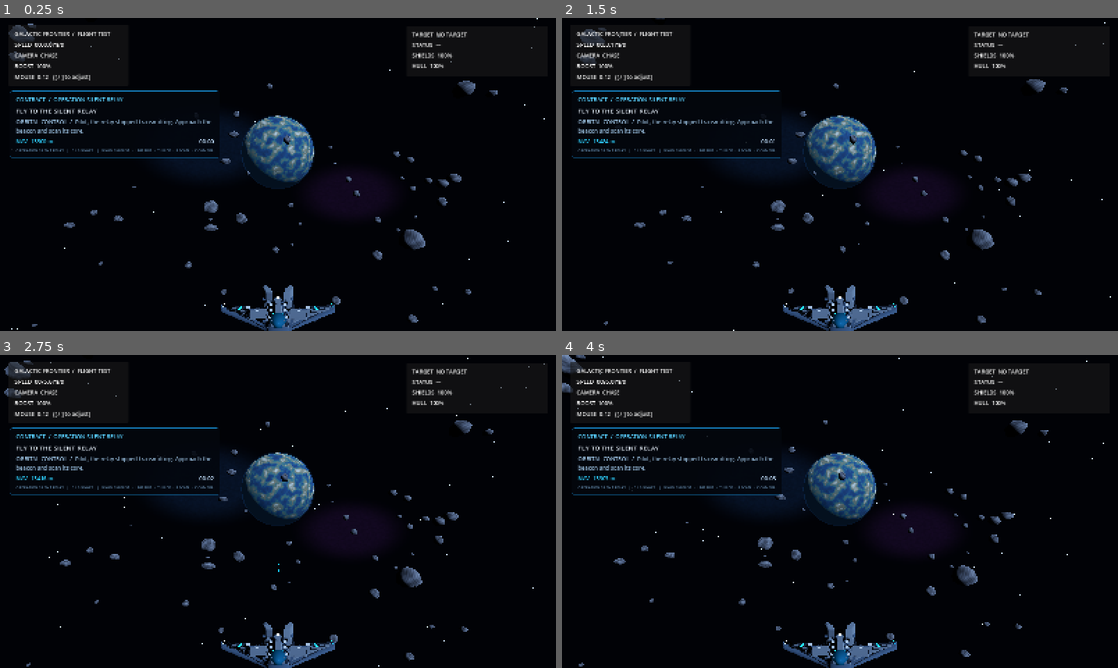
Above: before the commit, frames 1-4 (two rows, left to right).
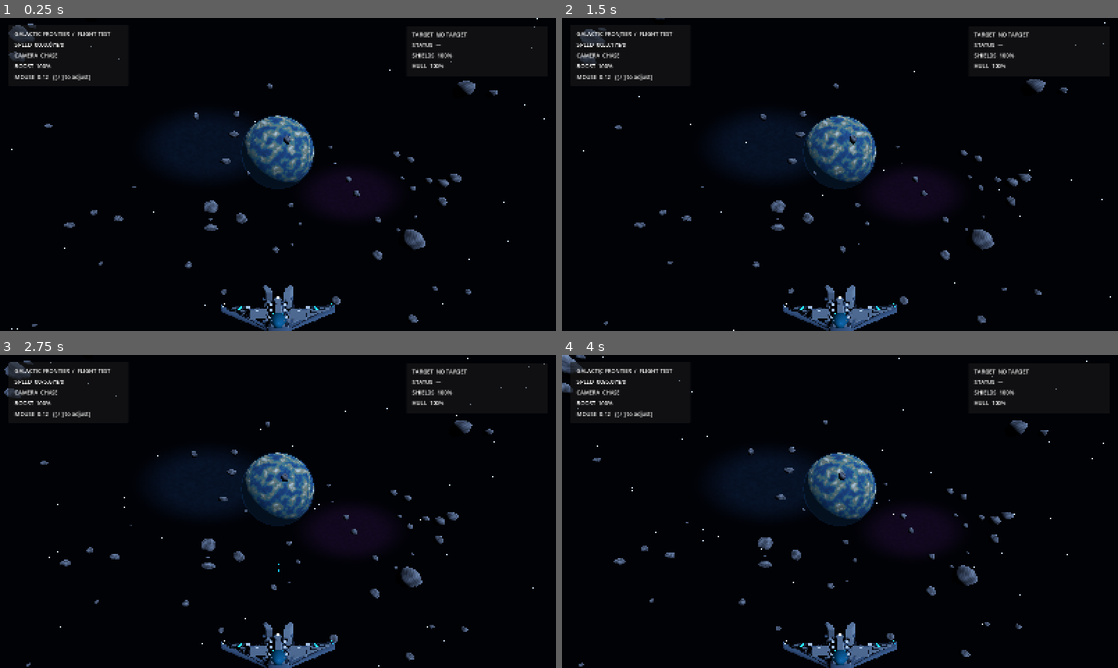
Above: after the commit, the same moments.

Repository: valdissor1990-ui/GALACTIC-FRONTIER
Game: Godot game, scene res://scenes/bootstrap/main.tscn
The game is run twice, just before and just after one commit, with the same random seed, the same clock (stepped at 60 frames per second) and the same inputs.
Inputs (mouse positions are in pixels of both pictures, inside the frame that each line leads up to):
- Up to frame 1 (0.25 s): no input
- Up to frame 2 (1.5 s): tap Enter at 0.5 s; move the mouse to (867, 174) at 0.52 s; hold W (move_forward) from 0.53 s (still down); tap F at 0.6 s; move the mouse to (812, 174) at 1.27 s; tap Shift (boost) at 1.35 s
- Up to frame 3 (2.75 s): keep holding W (move_forward); tap F at 1.55, 2.3 s; move the mouse to (289, 505) at 2.02 s; press the mouse at (289, 505) at 2.03 s
- Up to frame 4 (4 s): keep holding W (move_forward); move the mouse to (834, 517) at 2.77 s; release the mouse at (834, 517) at 2.78 s; tap Y (target_clear) at 2.85 s; tap F at 3.05, 3.8 s; tap Space (move_up) at 3.5 s; move the mouse to (878, 514) at 3.52 s; hold T (target_lock) from 3.53 s (still down)

The runs differ from the first frame. In frame 1, 1.4% of the frame differs, in the area x 1-40%, y 23-45%; in frame 2, 1.4%; in frame 3, 1.4%; in frame 4, 1.4%.
Error after the commit: Parse Error: Preload file "res://scripts/ui/target_marker.gd" does not exist. (res://scripts/demo/demo_mission_director.gd:6)

Commit message:
Restore mission checkpoints and results while keeping ten-minute route pacing

Diff:
--- a/scripts/demo/demo_mission_director.gd
+++ b/scripts/demo/demo_mission_director.gd
@@ -3,6 +3,7 @@
 ## Uses the real player flight controller, combat projectiles, enemy AI and damage model.
 
 const ENEMY_SCENE: PackedScene = preload("res://scenes/combat/enemy_fighter_visual.tscn")
+const TARGET_MARKER_SCRIPT: Script = preload("res://scripts/ui/target_marker.gd")
 const RELAY_POSITION := Vector3(0.0, 18.0, -13500.0)
 const WRECK_POSITION := Vector3(520.0, -28.0, -33000.0)
 const HOME_POSITION := Vector3(0.0, 0.0, 90.0)
@@ -28,7 +29,10 @@
 var _distance_label: Label
 var _timer_label: Label
 var _progress_label: Label
+var _target_marker: Control
 var _rng := RandomNumberGenerator.new()
+var enemies_destroyed: int = 0
+var _result_shown: bool = false
 
 
 func _ready() -> void:
@@ -45,6 +49,7 @@
 	_build_mission_hud()
 	_set_radio("ORBITAL CONTROL", "Pilot, the relay stopped transmitting. Approach the beacon and scan its core.")
 	print("MISSION_READY: THE SILENT RELAY")
+	_save_checkpoint("mission start")
 
 
 func _process(delta: float) -> void:
@@ -60,23 +65,36 @@
 		return
 	var player_damageable := player.get_node_or_null("Damageable") as Damageable
 	if player_damageable != null and player_damageable.is_destroyed():
-		stage = MissionStage.FAILED
-		_set_radio("MISSION CONTROL", "Your fighter is lost. Mission failed.")
+		if stage != MissionStage.FAILED:
+			stage = MissionStage.FAILED
+			_set_radio("MISSION CONTROL", "Your fighter is lost. Mission failed.")
+			CombatEffects.spawn_burst(world, player.global_position, Color(0.12, 0.72, 1.0), 3.2)
+			_show_mission_result(false)
+		_update_hud()
+		return
 	_update_mission(delta)
 	_update_hud()
 
-
 func _unhandled_input(event: InputEvent) -> void:
 	if not (event is InputEventKey):
 		return
 	var key_event := event as InputEventKey
-	if not key_event.pressed or key_event.echo or key_event.keycode != KEY_F:
+	if key_event.echo or not key_event.pressed:
+		return
+	if key_event.keycode == KEY_F5:
+		_save_checkpoint("manual")
+		get_viewport().set_input_as_handled()
+		return
+	if key_event.keycode == KEY_F9:
+		_load_checkpoint()
+		get_viewport().set_input_as_handled()
+		return
+	if key_event.keycode != KEY_F and not event.is_action_pressed("scan"):
 		return
 	if stage == MissionStage.SCAN_RELAY and _distance_to_objective() <= 95.0:
 		_complete_relay_scan()
 	elif stage == MissionStage.SCAN_WRECK and _distance_to_objective() <= 95.0:
 		_complete_wreck_scan()
-
 
 func _update_mission(delta: float) -> void:
 	match stage:
@@ -99,7 +117,10 @@
 				stage = MissionStage.COMPLETE
 				_set_radio("ORBITAL CONTROL", "Docking corridor clear. Data recovered. Mission complete.")
 				print("MISSION_COMPLETE seconds=", mission_seconds)
-
+				var save_manager := _get_save_manager()
+				if save_manager != null:
+					save_manager.call("delete_slot", "silent_relay")
+				_show_mission_result(true)
 
 func _complete_relay_scan() -> void:
 	stage = MissionStage.DEFEND_RELAY
@@ -141,9 +162,10 @@
 		if damageable != null:
 			damageable.destroyed.connect(_on_enemy_destroyed.bind(enemy), CONNECT_ONE_SHOT)
 	print("MISSION_WAVE_STARTED stage=", stage, " wave=", wave_index, " count=", count)
-
+	_save_checkpoint("wave %d" % wave_index)
 
 func _on_enemy_destroyed(enemy: Node3D) -> void:
+	enemies_destroyed += 1
 	if is_instance_valid(enemy):
 		CombatEffects.spawn_burst(world, enemy.global_position, Color(1.0, 0.18, 0.055), 2.1)
 		enemy.queue_free()
@@ -157,6 +179,7 @@
 		_objective_position = WRECK_POSITION
 		_move_beacon(WRECK_POSITION, Color(1.0, 0.62, 0.18))
 		_set_radio("ORBITAL CONTROL", "Relay secured. A debris trail leads to a second signal source. Investigate.")
+		_save_checkpoint("relay secured")
 	elif stage == MissionStage.DEFEND_WRECK and wave_index < 3:
 		_next_wave_timer = 18.0
 	elif stage == MissionStage.DEFEND_WRECK:
@@ -164,7 +187,7 @@
 		_objective_position = HOME_POSITION
 		_move_beacon(HOME_POSITION, Color(0.18, 1.0, 0.62))
 		_set_radio("ORBITAL CONTROL", "All hostiles eliminated. Return to the carrier for debriefing.")
-
+		_save_checkpoint("wreck secured")
 
 func _distance_to_objective() -> float:
 	return player.global_position.distance_to(_objective_position)
@@ -205,6 +228,11 @@
 	layer.name = "MissionHUD"
 	layer.layer = 8
 	world.add_child(layer)
+	_target_marker = Control.new()
+	_target_marker.name = "ObjectiveMarker"
+	_target_marker.set_script(TARGET_MARKER_SCRIPT)
+	layer.add_child(_target_marker)
+	_target_marker.call("set_target", _beacon)
 	var panel := PanelContainer.new()
 	panel.position = Vector2(28, 210)
 	panel.custom_minimum_size = Vector2(560, 156)
@@ -250,7 +278,6 @@
 	_progress_label.add_theme_color_override("font_color", Color(0.42, 0.58, 0.72))
 	column.add_child(_progress_label)
 
-
 func _set_radio(source: String, message: String) -> void:
 	if is_instance_valid(_radio_label):
 		_radio_label.text = source + "  /  " + message
@@ -297,7 +324,8 @@
 	if is_instance_valid(_beacon):
 		_beacon.queue_free()
 	_build_navigation_beacon(position, tint)
-
+	if is_instance_valid(_target_marker):
+		_target_marker.call("set_target", _beacon)
 
 func _build_station() -> void:
 	_station = Node3D.new()
@@ -354,3 +382,186 @@
 	station_light.light_energy = 3.5
 	station_light.omni_range = 90.0
 	_station.add_child(station_light)
+
+func _save_checkpoint(reason: String = "manual") -> bool:
+	if not is_instance_valid(player):
+		return false
+	var damageable := player.get_node_or_null("Damageable") as Damageable
+	var payload := {
+		"mission_id": "silent_relay",
+		"stage": int(stage),
+		"wave_index": wave_index,
+		"mission_seconds": mission_seconds,
+		"enemies_destroyed": enemies_destroyed,
+		"player_position": [player.global_position.x, player.global_position.y, player.global_position.z],
+		"player_rotation": [player.global_rotation.x, player.global_rotation.y, player.global_rotation.z],
+		"player_velocity": [player.velocity.x, player.velocity.y, player.velocity.z],
+		"player_hull": damageable.current_hull if damageable != null else 100.0,
+		"player_shield": damageable.current_shield if damageable != null else 100.0
+	}
+	var save_manager := _get_save_manager()
+	if save_manager == null:
+		push_error("Checkpoint save manager is unavailable.")
+		return false
+	var result: Dictionary = save_manager.call("save_slot", "silent_relay", payload)
+	if result.ok:
+		print("CHECKPOINT_SAVED reason=", reason, " stage=", stage, " wave=", wave_index)
+		if is_instance_valid(_radio_label) and reason == "manual":
+			_set_radio("SAVE SYSTEM", "Checkpoint saved locally. Press F9 to restore it.")
+		return true
+	push_error("Checkpoint save failed: " + str(result.get("error", "unknown")))
+	return false
+
+func _load_checkpoint() -> bool:
+	var save_manager := _get_save_manager()
+	if save_manager == null:
+		return false
+	var result: Dictionary = save_manager.call("load_slot", "silent_relay")
+	if not result.ok:
+		_set_radio("SAVE SYSTEM", "No valid local checkpoint is available.")
+		return false
+	var restored := restore_from_save(result.payload)
+	if restored:
+		_set_radio("SAVE SYSTEM", "Checkpoint restored. Flight resumed.")
+	return restored
+
+func restore_from_save(payload: Dictionary) -> bool:
+	if str(payload.get("mission_id", "")) != "silent_relay":
+		return false
+	var saved_stage := int(payload.get("stage", -1))
+	if saved_stage < MissionStage.OUTBOUND or saved_stage > MissionStage.RETURN_HOME:
+		return false
+	stage = saved_stage
+	wave_index = maxi(0, int(payload.get("wave_index", 0)))
+	mission_seconds = maxf(0.0, float(payload.get("mission_seconds", 0.0)))
+	enemies_destroyed = clampi(int(payload.get("enemies_destroyed", 0)), 0, 18)
+	player.global_position = _vector_from_payload(payload.get("player_position", []), player.global_position)
+	player.global_rotation = _vector_from_payload(payload.get("player_rotation", []), player.global_rotation)
+	player.velocity = _vector_from_payload(payload.get("player_velocity", []), Vector3.ZERO)
+	var damageable := player.get_node_or_null("Damageable") as Damageable
+	if damageable != null:
+		damageable.current_hull = clampf(float(payload.get("player_hull", damageable.max_hull)), 1.0, damageable.max_hull)
+		damageable.current_shield = clampf(float(payload.get("player_shield", damageable.max_shield)), 0.0, damageable.max_shield)
+	for enemy in get_tree().get_nodes_in_group("combat_targets"):
+		if enemy != player and is_instance_valid(enemy):
+			enemy.queue_free()
+	enemies_remaining = 0
+	_next_wave_timer = -1.0
+	match stage:
+		MissionStage.OUTBOUND, MissionStage.SCAN_RELAY, MissionStage.DEFEND_RELAY:
+			_move_beacon(RELAY_POSITION, Color(0.08, 0.78, 1.0))
+		MissionStage.INVESTIGATE_WRECK, MissionStage.SCAN_WRECK, MissionStage.DEFEND_WRECK:
+			_move_beacon(WRECK_POSITION, Color(1.0, 0.62, 0.18))
+		MissionStage.RETURN_HOME:
+			_move_beacon(HOME_POSITION, Color(0.18, 1.0, 0.62))
+	if stage == MissionStage.DEFEND_RELAY or stage == MissionStage.DEFEND_WRECK:
+		wave_index = maxi(0, wave_index - 1)
+		_spawn_wave()
+	_update_hud()
+	return true
+
+func _get_save_manager() -> Node:
+	return get_node_or_null("/root/GameSave")
+
+func _vector_from_payload(value: Variant, fallback: Vector3) -> Vector3:
+	if not value is Array or value.size() != 3:
+		return fallback
+	return Vector3(float(value[0]), float(value[1]), float(value[2]))
+
+func _show_mission_result(success: bool) -> void:
+	if _result_shown:
+		return
+	_result_shown = true
+	if DisplayServer.get_name() == "headless":
+		print("MISSION_RESULT_HEADLESS success=", success)
+		return
+	if is_instance_valid(player):
+		player.set_physics_process(false)
+		player.set_process_unhandled_input(false)
+		var weapon := player.get_node_or_null("WeaponSystem")
+		if weapon != null:
+			weapon.set_process(false)
+	if is_instance_valid(encounter):
+		encounter.set_process(false)
+		encounter.set_physics_process(false)
+	Input.mouse_mode = Input.MOUSE_MODE_VISIBLE
+	var layer := CanvasLayer.new()
+	layer.name = "MissionResult"
+	layer.layer = 30
+	layer.process_mode = Node.PROCESS_MODE_ALWAYS
+	world.add_child(layer)
+	var shade := ColorRect.new()
+	shade.color = Color(0.005, 0.012, 0.025, 0.82)
+	shade.set_anchors_and_offsets_preset(Control.PRESET_FULL_RECT)
+	layer.add_child(shade)
+	var center := CenterContainer.new()
+	center.set_anchors_and_offsets_preset(Control.PRESET_FULL_RECT)
+	layer.add_child(center)
+	var panel := PanelContainer.new()
+	panel.custom_minimum_size = Vector2(520, 330)
+	var style := StyleBoxFlat.new()
+	style.bg_color = Color(0.018, 0.045, 0.075, 0.98)
+	style.border_color = Color(0.12, 0.62, 0.82, 0.9) if success else Color(0.78, 0.24, 0.18, 0.9)
+	style.set_border_width_all(2)
+	style.set_corner_radius_all(8)
+	style.content_margin_left = 34
+	style.content_margin_right = 34
+	style.content_margin_top = 28
+	style.content_margin_bottom = 28
+	panel.add_theme_stylebox_override("panel", style)
+	center.add_child(panel)
+	var column := VBoxContainer.new()
+	column.add_theme_constant_override("separation", 14)
+	panel.add_child(column)
+	var title := Label.new()
+	title.text = "MISSION COMPLETE" if success else "MISSION FAILED"
+	title.horizontal_alignment = HORIZONTAL_ALIGNMENT_CENTER
+	title.add_theme_font_size_override("font_size", 30)
+	title.add_theme_color_override("font_color", Color("#67d9f3") if success else Color("#ff887d"))
+	column.add_child(title)
+	var subtitle := Label.new()
+	subtitle.text = "THE SILENT RELAY  /  DEBRIEFING"
+	subtitle.horizontal_alignment = HORIZONTAL_ALIGNMENT_CENTER
+	subtitle.add_theme_color_override("font_color", Color("#9eb8c8"))
+	column.add_child(subtitle)
+	var stats := Label.new()
+	stats.text = "FLIGHT TIME     %02d:%02d\nHOSTILES DESTROYED     %d / 18\nWAVES CLEARED     %d / 6" % [int(mission_seconds) / 60, int(mission_seconds) % 60, enemies_destroyed, _get_waves_cleared(success)]
+	stats.add_theme_font_size_override("font_size", 16)
+	stats.add_theme_color_override("font_color", Color("#d5e8f2"))
+	stats.horizontal_alignment = HORIZONTAL_ALIGNMENT_CENTER
+	column.add_child(stats)
+	var retry := Button.new()
+	retry.name = "RetryButton"
+	retry.text = "PLAY AGAIN"
+	retry.custom_minimum_size.y = 48
+	retry.pressed.connect(func() -> void:
+		get_tree().paused = false
+		get_tree().change_scene_to_file("res://scenes/demo/ten_minute_demo.tscn")
+	)
+	column.add_child(retry)
+	var menu := Button.new()
+	menu.name = "MenuButton"
+	menu.text = "MAIN MENU"
+	menu.custom_minimum_size.y = 42
+	menu.pressed.connect(func() -> void:
+		get_tree().paused = false
+		get_tree().change_scene_to_file("res://scenes/ui/main_menu.tscn")
+	)
+	column.add_child(menu)
+	get_tree().paused = true
+	print("MISSION_RESULT_SHOWN success=", success, " kills=", enemies_destroyed, " seconds=", mission_seconds)
+
+func _get_waves_cleared(success: bool) -> int:
+	if success:
+		return 6
+	match stage:
+		MissionStage.DEFEND_RELAY:
+			return maxi(0, wave_index - (1 if enemies_remaining > 0 else 0))
+		MissionStage.INVESTIGATE_WRECK, MissionStage.SCAN_WRECK:
+			return 3
+		MissionStage.DEFEND_WRECK:
+			return 3 + maxi(0, wave_index - (1 if enemies_remaining > 0 else 0))
+		MissionStage.RETURN_HOME:
+			return 6
+		_:
+			return 0
